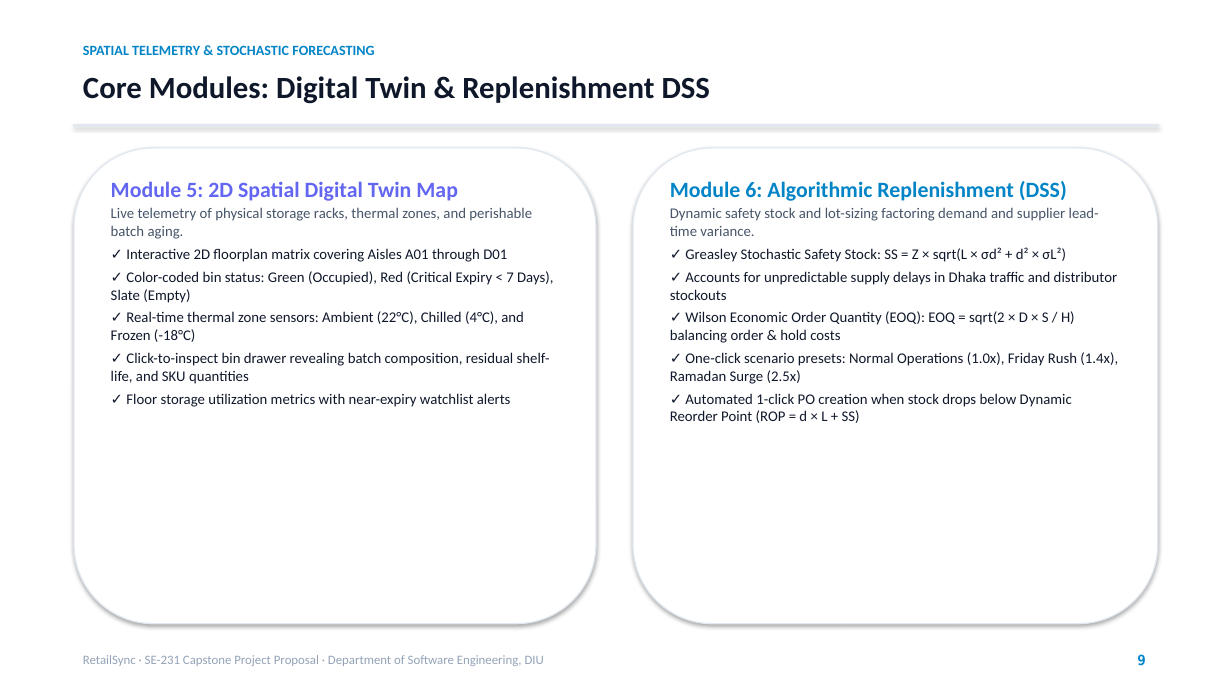
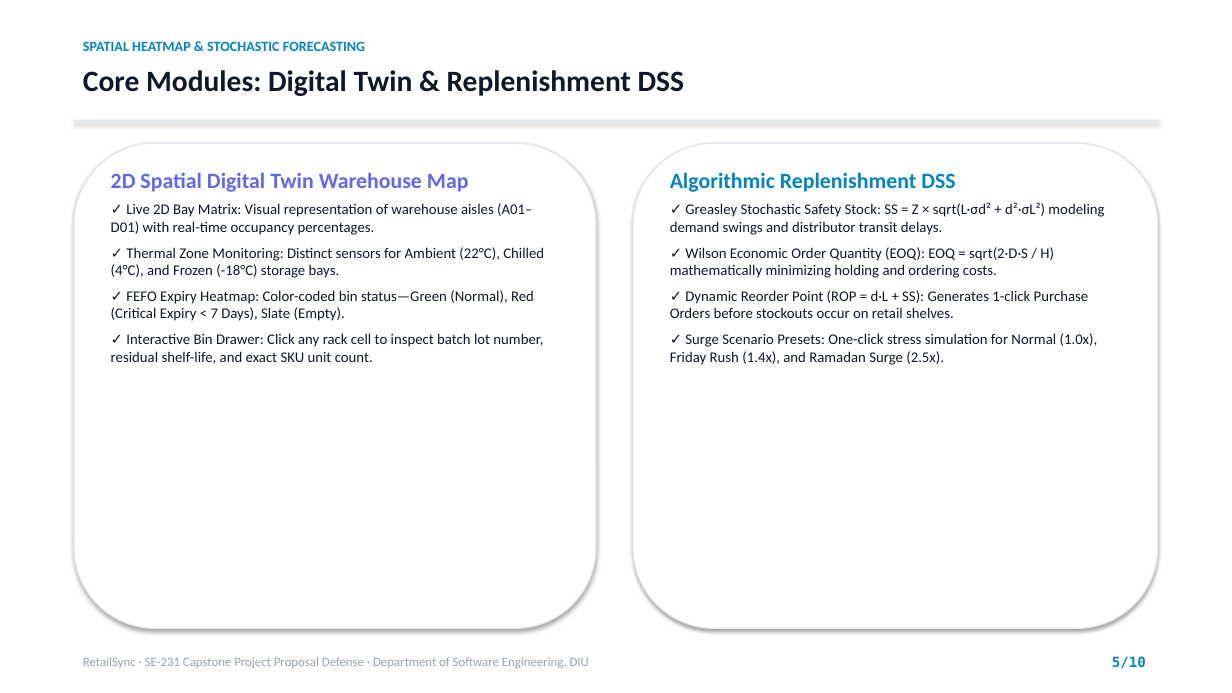
Before and after one commit to Likhon545466/retailsync, a slide deck: slide 5 of archive/RetailSync_Team_Sharing_Pack/03_Defense_Presentation_Deck.pptx (slide 9 before the commit). Drawn at 1232x693 pixels with LibreOffice and Linux fonts; fonts in the diff are those of the drawing. Boxes give left, top, right and bottom in pixels: in the first picture for what was removed or moved away, otherwise in the second. Text is boxed around its words. In the diff, an @@ line names an element or a change of style, - is before the commit and + after.

Commit message:
feat(presentation): condense slide deck to compact 10-slide core presentation

```diff
--- a/archive/RetailSync_Team_Sharing_Pack/03_Defense_Presentation_Deck.pptx
+++ b/archive/RetailSync_Team_Sharing_Pack/03_Defense_Presentation_Deck.pptx
@@ text "Core Modules: Digital Twin & ..." at <box>83,70,684,96</box>: size 24 to 23 pt @@
@@ text at <box>83,41,365,51</box>: text changed @@
-SPATIAL TELEMETRY & STOCHASTIC FORECASTING
+SPATIAL HEATMAP & STOCHASTIC FORECASTING
@@ rounded rectangle: place and size @@
-rounded rectangle at <box>74,148,596,624</box>
+rounded rectangle at <box>74,143,596,628</box>
@@ rectangle: place and size @@
-rectangle at <box>74,125,1158,126</box>
+rectangle at <box>74,120,1158,121</box>
@@ rounded rectangle: place and size @@
-rounded rectangle at <box>633,148,1158,624</box>
+rounded rectangle at <box>633,143,1158,628</box>
@@ text at <box>111,172,544,364</box>: text changed @@
-Module 5: 2D Spatial Digital Twin Map
-Live telemetry of physical storage racks, thermal zones, and perishable batch aging.
-✓ Interactive 2D floorplan matrix covering Aisles A01 through D01
-✓ Color-coded bin status: Green (Occupied), Red (Critical Expiry < 7 Days), Slate (Empty)
-✓ Real-time thermal zone sensors: Ambient (22°C), Chilled (4°C), and Frozen (-18°C)
-✓ Click-to-inspect bin drawer revealing batch composition, residual shelf-life, and SKU quantities
-✓ Floor storage utilization metrics with near-expiry watchlist alerts
+2D Spatial Digital Twin Warehouse Map
+✓ Live 2D Bay Matrix: Visual representation of warehouse aisles (A01–D01) with real-time occupancy percentages.
+✓ Thermal Zone Monitoring: Distinct sensors for Ambient (22°C), Chilled (4°C), and Frozen (-18°C) storage bays.
+✓ FEFO Expiry Heatmap: Color-coded bin status—Green (Normal), Red (Critical Expiry < 7 Days), Slate (Empty).
+✓ Interactive Bin Drawer: Click any rack cell to inspect batch lot number, residual shelf-life, and exact SKU unit count.
@@ text at <box>670,172,1104,365</box>: text changed @@
-Module 6: Algorithmic Replenishment (DSS)
-Dynamic safety stock and lot-sizing factoring demand and supplier lead-time variance.
-✓ Greasley Stochastic Safety Stock: SS = Z × sqrt(L × σd² + d² × σL²)
-✓ Accounts for unpredictable supply delays in Dhaka traffic and distributor stockouts
-✓ Wilson Economic Order Quantity (EOQ): EOQ = sqrt(2 × D × S / H) balancing order & hold costs
-✓ One-click scenario presets: Normal Operations (1.0x), Friday Rush (1.4x), Ramadan Surge (2.5x)
-✓ Automated 1-click PO creation when stock drops below Dynamic Reorder Point (ROP = d × L + SS)
+Algorithmic Replenishment DSS
+✓ Greasley Stochastic Safety Stock: SS = Z × sqrt(L·σd² + d²·σL²) modeling demand swings and distributor transit delays.
+✓ Wilson Economic Order Quantity (EOQ): EOQ = sqrt(2·D·S / H) mathematically minimizing holding and ordering costs.
+✓ Dynamic Reorder Point (ROP = d·L + SS): Generates 1-click Purchase Orders before stockouts occur on retail shelves.
+✓ Surge Scenario Presets: One-click stress simulation for Normal (1.0x), Friday Rush (1.4x), and Ramadan Surge (2.5x).
@@ text at <box>83,657,589,668</box>: text changed @@
-RetailSync · SE-231 Capstone Project Proposal · Department of Software Engineering, DIU
+RetailSync · SE-231 Capstone Project Proposal Defense · Department of Software Engineering, DIU
@@ text added at <box>1112,656,1146,669</box>, 11 pt, text #0284C7, bold @@
+5/10
@@ text removed at <box>1137,653,1145,668</box> @@
-9
```
Also in this commit, not shown: 5 other slides changed, 4 slides added, 12 slides removed, 3 other files.
